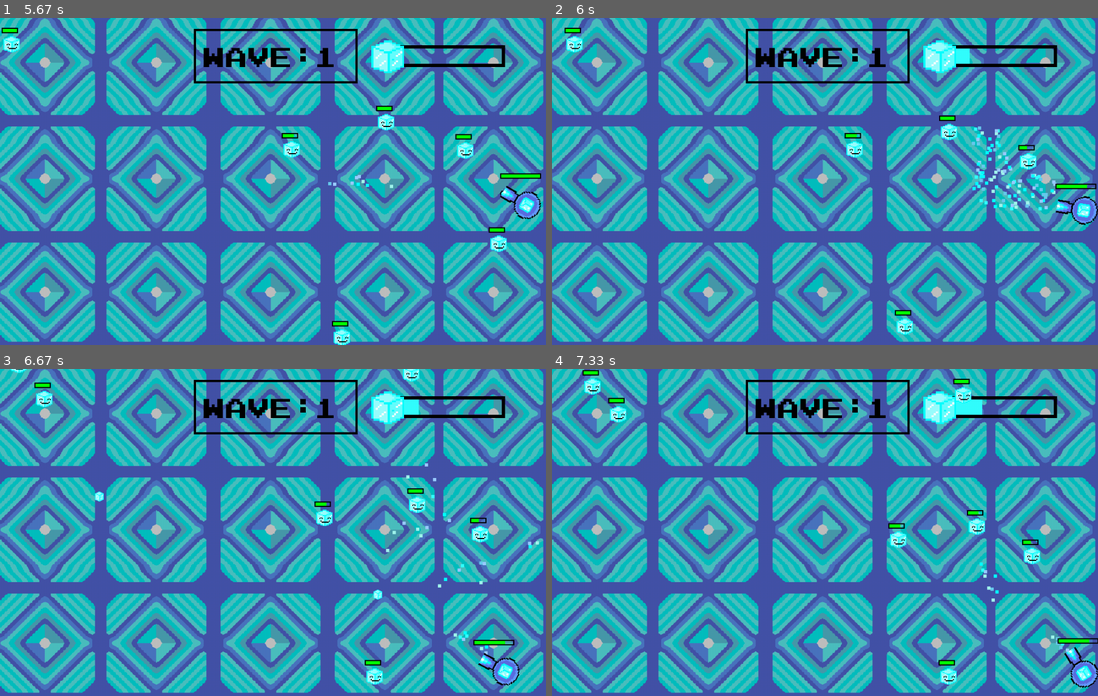
Above: before the commit, frames 1-4 (two rows, left to right).
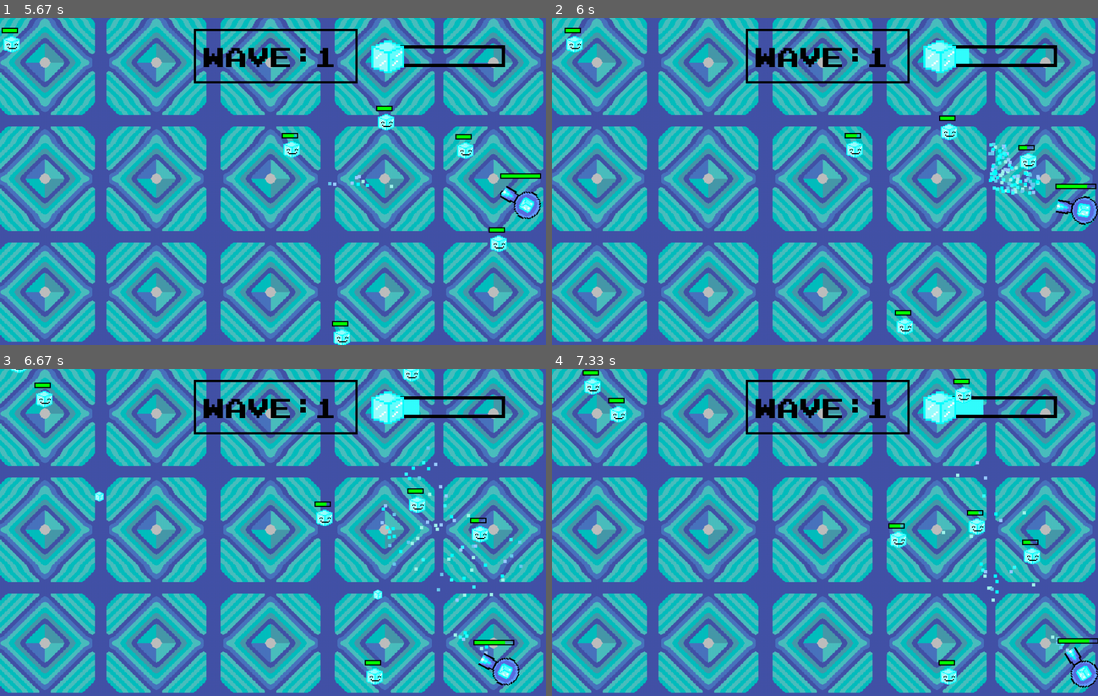
Above: after the commit, the same moments.

Repository: amenthyst/Pygame-Spring-Jam-2024
Game: pygame game, started from main.py
Same seed, same stepped clock (60 frames per second), same inputs: the game is played once before the commit and once after it.
Inputs (mouse positions are in pixels of both pictures, inside the frame that each line leads up to):
- Up to frame 1 (5.67 s): hold F 0.33-0.8 s; hold D 0.33-0.8 s; move the mouse to (251, 194) at 0.37 s; click (141, 184) at 0.88 s; hold D 1.17-1.63 s; tap F at 1.23, 1.53, 2.07, 2.4, 2.7, 2.9, 3.2, 3.47, 3.8, 4.1, 4.57, 4.97, 5.27 s; click (327, 253) at 1.25 s; right-click (475, 295) at 1.72 s; hold W 2-2.3 s; click (338, 210) at 2.08 s; tap Shift at 2.15, 3.55, 4.65 s; hold D 2.33-2.8 s; click (283, 70) at 2.42 s; hold A 2.83-3.37 s; click (76, 171) at 2.92 s; hold S 3.4-3.7 s; click (273, 220) at 3.48 s; hold A 3.73-4.13 s; click (480, 305) at 3.82 s; click (185, 73) at 4.22 s; hold W 4.5-4.87 s; click (414, 152) at 4.58 s; hold D 4.9-5.53 s; click (65, 109) at 4.98 s; right-click (387, 122) at 5.62 s
- Up to frame 2 (6 s): hold S from 5.9 s (still down); tap F at 5.97 s; click (655, 138) at 5.98 s
- Up to frame 3 (6.67 s): tap Shift at 6.05 s; release S at 6.27 s; hold A from 6.3 s (still down); tap F at 6.37 s; click (114, 470) at 6.38 s
- Up to frame 4 (7.33 s): tap F at 6.67, 6.87, 7.17 s; release A at 6.77 s; hold D 6.8-7.27 s; click (945, 450) at 6.88 s; hold W from 7.3 s (still down)

Frame 1 is identical in both runs. In frame 2, 1.0% of the frame differs, in the area x 76-93%, y 9-59%; in frame 3, 0.6%; in frame 4, 0.1%.

Commit message:
Added confusion when collided with steam

Diff:
--- a/Enemies/basher.py
+++ b/Enemies/basher.py
@@ -3,28 +3,54 @@
 from Objects.player import Player
 import images
 from Objects import tags
+from Objects.particle import Particle
+import random
 class Basher(Enemy, pygame.sprite.Sprite):
-    def __init__(self, pos: tuple, health, speed, dmg, size: tuple, state):
+    def __init__(self, pos: tuple, health, speed, dmg, size: tuple, state, bulletgrp):
         super().__init__(pos, health, dmg, speed, state, size)
         if self.state == "hot":
             self.image = pygame.transform.scale(images.renderenemies()[0], size)
         elif self.state == "cold":
             self.image = pygame.transform.scale(images.renderenemies()[1], size)
         self.rect = self.image.get_rect(center=pos)
+
         self.confuseflag = False
+        self.confuseduration = 0
+        self.confusetimer = 0
 
+
+        self.bulletgrp = bulletgrp
+        self.confusion = False
+
+        self.originalpos = pygame.math.Vector2(0,0)
     def move(self):
-        self.targetpos = Player.Instance.get_centre()
-        self.pos = pygame.math.Vector2(self.rect.x, self.rect.y)
-        self.direction = self.targetpos - self.pos
 
-        if self.direction.length():
-            self.direction.normalize_ip()
+        if not self.confusion:
+            self.originalpos = pygame.math.Vector2(0,0)
+            self.targetpos = Player.Instance.get_centre()
+            self.pos = pygame.math.Vector2(self.rect.x, self.rect.y)
+            self.direction = self.targetpos - self.pos
 
-        self.direction *= self.speed
+            if self.direction.length():
+                self.direction.normalize_ip()
 
-        self.rect.x += self.direction[0]
-        self.rect.y += self.direction[1]
+            self.direction *= self.speed
+
+            self.rect.x += self.direction[0]
+            self.rect.y += self.direction[1]
+
+        else:
+
+            self.direction = pygame.math.Vector2(random.uniform(-5,5), random.uniform(-5,5))
+            self.velocity = self.direction * self.speed/2
+            self.originalpos += self.velocity
+
+            if self.originalpos.magnitude() > 50:
+                self.velocity = -self.velocity
+
+            self.rect.x += self.velocity[0]
+            self.rect.y += self.velocity[1]
+
 
     def attack(self):
         if self.rect.colliderect(Player.Instance.rect):
@@ -35,3 +61,19 @@
     def update(self, dt):
         self.attack()
         self.move()
+        self.confuse(dt)
+
+    def confuse(self, dt):
+        hitlist = pygame.sprite.spritecollide(self, self.bulletgrp, False)
+        for obj in hitlist:
+            if not isinstance(obj, Particle):
+                continue
+            if obj.state == "steam":
+                self.confusion = True
+                self.confuseduration += 0.5 if self.confuseduration < 7 else 0
+
+        if self.confusion:
+            self.confusetimer += dt
+            if self.confusetimer > self.confuseduration:
+                self.confusetimer = 0
+                self.confusion = False
--- a/Enemies/spawnenemies.py
+++ b/Enemies/spawnenemies.py
@@ -25,9 +25,9 @@
         pattern.append(data)
     return pattern
 
-def spawnenemies(enemygrp: pygame.sprite.Group, nums: int):
+def spawnenemies(enemygrp: pygame.sprite.Group, nums: int, bulletgrp):
     # dont like this but the pos is needed from pattern
     pattern = patterns(nums)
     for item in pattern:
-        enemydict = {"BASHER": Basher(item[1], 5, 1, 20, (30,30), Player.Instance.state)}
+        enemydict = {"BASHER": Basher(item[1], 5, 1, 20, (30,30), Player.Instance.state, bulletgrp)}
         enemygrp.add(enemydict[item[0]])
--- a/Objects/bomb.py
+++ b/Objects/bomb.py
@@ -31,7 +31,7 @@
         other.damage(self.damage)
 
         for _ in range(1,150):
-            self.bulletgrp.add(Particle(self.state, "ball", self.enemygrp, self.bulletgrp, 5, self.rect.center, None, 150, 1.5, 0.02))
+            self.bulletgrp.add(Particle(self.state, "ball", self.enemygrp, self.bulletgrp, 3, self.rect.center, None, 150, 3, 0.02))
 
         self.kill()
 
--- a/Objects/particle.py
+++ b/Objects/particle.py
@@ -3,7 +3,7 @@
 from Objects import tags
 class Particle(pygame.sprite.Sprite):
     particles = []
-    MAX_PARTICLES = 800
+    MAX_PARTICLES = 600
 
     def __new__(cls, *args, **kwargs):
         if len(Particle.particles) > Particle.MAX_PARTICLES:
@@ -106,7 +106,7 @@
             if not isinstance(obj, Particle):
                 continue
             if (obj.state == "hot" and self.state == "cold") or (obj.state == "cold" and self.state == "hot"):
-                self.bulletgrp.add(Particle("steam", "ball", self.enemygrp, self.bulletgrp, 0.25, self.pos, None, 300, 40, 0))
+                self.bulletgrp.add(Particle("steam", "ball", self.enemygrp, self.bulletgrp, 0.25, self.pos, None, 300, 10, 0))
                 self.kill()
                 obj.kill()
 
--- a/Objects/player.py
+++ b/Objects/player.py
@@ -124,7 +124,7 @@
             return
         for _ in range(0,3):
             particledir = -(pygame.math.Vector2(pygame.mouse.get_pos()) - self.get_centre())
-            particle = self.particle(self.state, "cone", self.enemygrp, self.bulletgrp, 5, self.get_centre(), particledir, 300, 0.6, 0.02)
+            particle = self.particle(self.state, "cone", self.enemygrp, self.bulletgrp, 5, self.get_centre(), particledir, 200, 0.6, 0.02)
             self.bulletgrp.add(particle)
 
 
--- a/UI/wavecounter.py
+++ b/UI/wavecounter.py
@@ -2,7 +2,7 @@
 from Enemies.spawnenemies import spawnenemies
 class Wavecounter(pygame.sprite.Sprite):
     Instance = None
-    def __init__(self, enemygrp: pygame.sprite.Group, maxwaves):
+    def __init__(self, enemygrp: pygame.sprite.Group, maxwaves, bulletgrp):
         super().__init__()
         # wavecounter singleton
         if Wavecounter.Instance != None:
@@ -12,6 +12,7 @@
         self.currentwave = 0
         self.maxwaves = maxwaves
         self.wavetimer = 0
+        self.bulletgrp = bulletgrp
 
     def checkwaves(self, dt):
         if len(self.enemygrp.sprites()) != 0:
@@ -21,7 +22,7 @@
             return
         self.wavetimer = 0
         self.currentwave += 1
-        spawnenemies(self.enemygrp, self.currentwave*3+5)
+        spawnenemies(self.enemygrp, self.currentwave*3+5, self.bulletgrp)
 
     def draw(self, screen):
         font = pygame.font.Font("Graphics/font.otf", 50)
--- a/main.py
+++ b/main.py
@@ -33,7 +33,7 @@
 
 ship = playergrp.sprites()[0]
 
-uigrp = pygame.sprite.Group(Background(),Switchbar((700,50), 5),Wavecounter(enemygrp, 5), )
+uigrp = pygame.sprite.Group(Background(),Switchbar((700,50), 5),Wavecounter(enemygrp, 5, bulletgrp))
 
 
 
